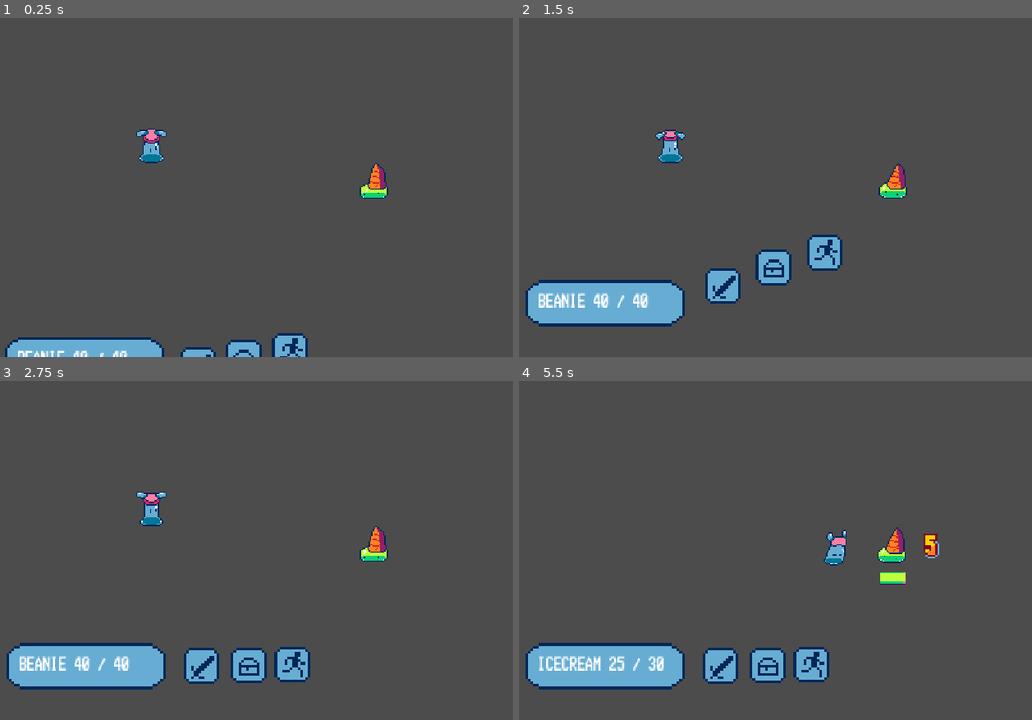
Above: before the commit, frames 1-4 (two rows, left to right).
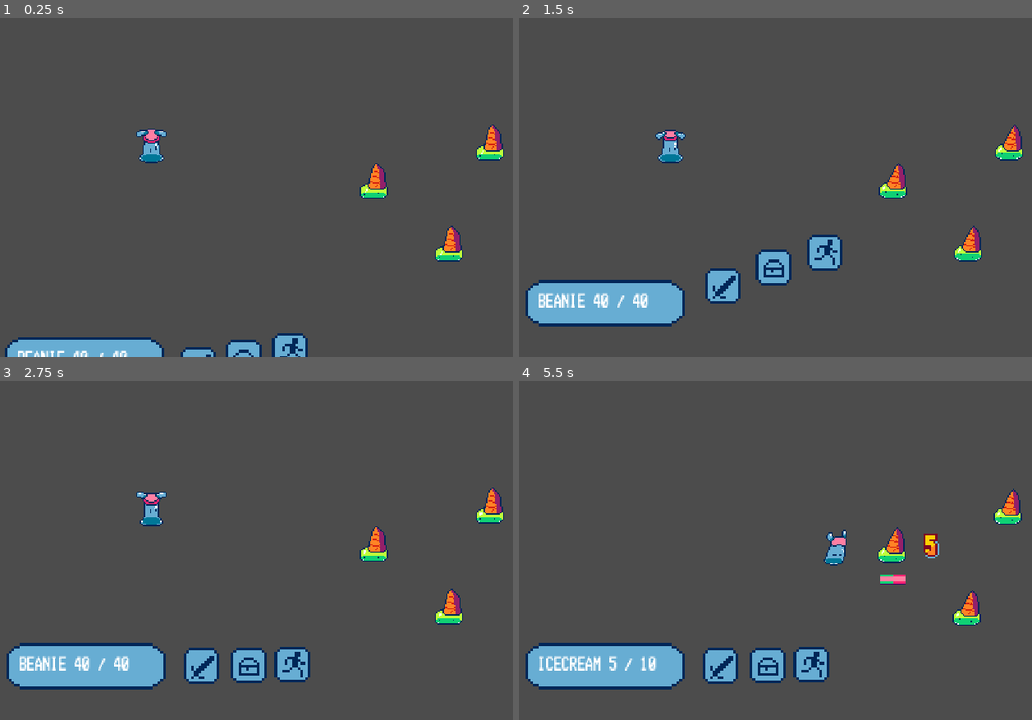
Above: after the commit, the same moments.

Repository: etherware-novice/slime-godot-game
Game: Godot game, scene res://Main.tscn
The game is run twice, just before and just after one commit, with the same random seed, the same clock (stepped at 60 frames per second) and the same inputs.
Inputs:
- Up to frame 1 (0.25 s): no input
- Up to frame 2 (1.5 s): tap Enter (ui_accept) at 0.5, 0.77 s; hold Right (ui_right) 0.53-1.28 s; hold Left (ui_left) from 1.28 s (still down)
- Up to frame 3 (2.75 s): tap Enter (ui_accept) at 1.52 s; release Left (ui_left) at 2.03 s; hold Right (ui_right) from 2.03 s (still down)
- Up to frame 4 (5.5 s): tap Enter (ui_accept) at 3.02, 3.77, 4.52 s; release Right (ui_right) at 3.53 s; hold Left (ui_left) from 3.53 s (still down)

The runs differ from the first frame. In frame 1, 0.8% of the frame differs, in the area x 84-99%, y 31-72%; in frame 2, 0.8%; in frame 3, 0.8%; in frame 4, 1.1%, in the area x 17-99%, y 31-86%.

Commit message:
multipe enemy testing success, refactored turn sys

Diff:
--- a/HUD.gd
+++ b/HUD.gd
@@ -49,8 +49,10 @@
 	else:
 		return newbar
 
-func game_over():
+func game_over(text):
 	$transition.visible = true
+	if text:
+		$gameover.text = text
 	$AnimationPlayer.play("fadeout")
 	pass
 
--- a/Main.gd
+++ b/Main.gd
@@ -4,16 +4,15 @@
 
 
 var turnorder = []
-var turnindex = 0
 
 
 # Called when the node enters the scene tree for the first time.
 func _ready():
 	$BattleCam.make_current()
-	turnorder += get_tree().get_nodes_in_group("party")
-	turnorder += get_tree().get_nodes_in_group("enemies")
+	_regen_turn_order()
 	for x in turnorder:
 		x.connect("endturn", self, "_endturn")
+		x.connect("died", self, "_clear_turn")
 
 	$HUD.start_player_hp(turnorder[0].health_display_format())
 	next_turn()
@@ -21,6 +20,33 @@
 
 
 func next_turn():
+	print(turnorder)
+	if turnorder.empty():
+		_regen_turn_order()
+	if _checkend():
+		return
+	var nextchar = turnorder.pop_front()
+	nextchar.pre_turn()
+
+# Called every frame. 'delta' is the elapsed time since the previous frame.
+func _process(delta):
+	pass
+
+
+func _regen_turn_order():
+	turnorder += get_tree().get_nodes_in_group("party")
+	turnorder += get_tree().get_nodes_in_group("enemies")
+
+
+func _endturn():
+	print("end turn")
+	next_turn()
+
+func _clear_turn(to_be_removed):
+	turnorder.erase(to_be_removed)
+	_checkend()
+
+func _checkend():
 	var cache = get_tree().get_nodes_in_group("party")
 	for x in cache:
 		if not x.active:
@@ -28,21 +54,13 @@
 
 	if cache.empty():
 		get_node("%HUD").game_over()
-		return
+		return -1
 
-	var nextchar = turnorder[turnindex]
-	nextchar.pre_turn()
+	cache = get_tree().get_nodes_in_group("enemies")
+	for x in cache:
+		if not x.active:
+			cache.erase(x)
 
-
-# Called every frame. 'delta' is the elapsed time since the previous frame.
-func _process(delta):
-	pass
-
-
-
-func _endturn():
-	print("end turn")
-	turnindex += 1
-	if turnindex >= turnorder.size():
-		turnindex = 0
-	next_turn()
+	if cache.empty():
+		get_node("%HUD").game_over("WIN")
+		return 1
--- a/Main.tscn
+++ b/Main.tscn
@@ -15,6 +15,12 @@
 [node name="icecream" parent="." groups=["enemies"] instance=ExtResource( 3 )]
 position = Vector2( 426, 172 )
 
+[node name="icecream3" parent="." groups=["enemies"] instance=ExtResource( 3 )]
+position = Vector2( 607, 112 )
+
+[node name="icecream2" parent="." groups=["enemies"] instance=ExtResource( 3 )]
+position = Vector2( 543, 270 )
+
 [node name="BattleCam" type="Camera2D" parent="."]
 unique_name_in_owner = true
 position = Vector2( 319, 145 )
@@ -29,3 +35,9 @@
 [connection signal="attack" from="icecream" to="beanie" method="_on_icecream_attack"]
 [connection signal="endturn" from="icecream" to="." method="_on_icecream_endturn"]
 [connection signal="hp_update" from="icecream" to="HUD" method="_on_icecream_hp_update"]
+[connection signal="attack" from="icecream3" to="beanie" method="_on_icecream_attack"]
+[connection signal="endturn" from="icecream3" to="." method="_on_icecream_endturn"]
+[connection signal="hp_update" from="icecream3" to="HUD" method="_on_icecream_hp_update"]
+[connection signal="attack" from="icecream2" to="beanie" method="_on_icecream_attack"]
+[connection signal="endturn" from="icecream2" to="." method="_on_icecream_endturn"]
+[connection signal="hp_update" from="icecream2" to="HUD" method="_on_icecream_hp_update"]
--- a/PlayerHP.gd
+++ b/PlayerHP.gd
@@ -15,7 +15,7 @@
 var in_sub = null
 
 
-var temp_hp_bar
+var menu_temp = []
 
 
 func _ready():
@@ -57,8 +57,10 @@
 func top_menu():
 	if player_inst:
 		update_text(player_inst.health_display_format())
-	if temp_hp_bar:
-		temp_hp_bar.queue_free()
+	for x in menu_temp:
+		x.queue_free()
+	menu_temp.clear()
+
 	in_sub = null
 	selections = default_selections
 	cur_selection = 0
@@ -66,7 +68,6 @@
 
 func _on_input_delay_timeout():
 	if not player_inst:
-		print("nul")
 		return
 	$selector.visible = true
 	var maximum_index = selections.size() - 1
@@ -96,7 +97,6 @@
 	match in_sub:
 		"fight":
 			update_text(selections[cur_selection].health_display_format())
-			temp_hp_bar = selections[cur_selection].display_hp_bar(null)
 		null:
 			update_text(player_inst.health_display_format())
 
@@ -107,6 +107,8 @@
 		match cur_selection:
 			0:
 				selections = get_tree().get_nodes_in_group("enemies").duplicate()  # get list of enemies
+				for x in selections:
+					menu_temp.append(x.display_hp_bar(null))
 				in_sub = "fight"
 				interpret_preview()
 			_:
--- a/character.gd
+++ b/character.gd
@@ -4,6 +4,7 @@
 signal endturn
 
 signal hp_update(hp, maxhp, position)
+signal died(selfc)
 
 var maxhp = 30
 var hp
@@ -51,6 +52,7 @@
 
 
 func on_death():
+	emit_signal("died", self)
 	active = false
 
 func health_display_format():
--- a/icecream.gd
+++ b/icecream.gd
@@ -8,6 +8,7 @@
 
 func _ready():
 	ui_name = "ICECREAM"
+	maxhp = 10
 	._ready()
 
 
@@ -65,6 +66,8 @@
 	.on_death()
 	$AnimatedSprite.animation = "death"
 	yield($AnimatedSprite, "animation_finished")
+	remove_from_group("enemies")
+	active = false
 	$AnimatedSprite.animation = "deathhold"
 	yield(get_tree().create_timer(5.0), "timeout")
 	queue_free()
